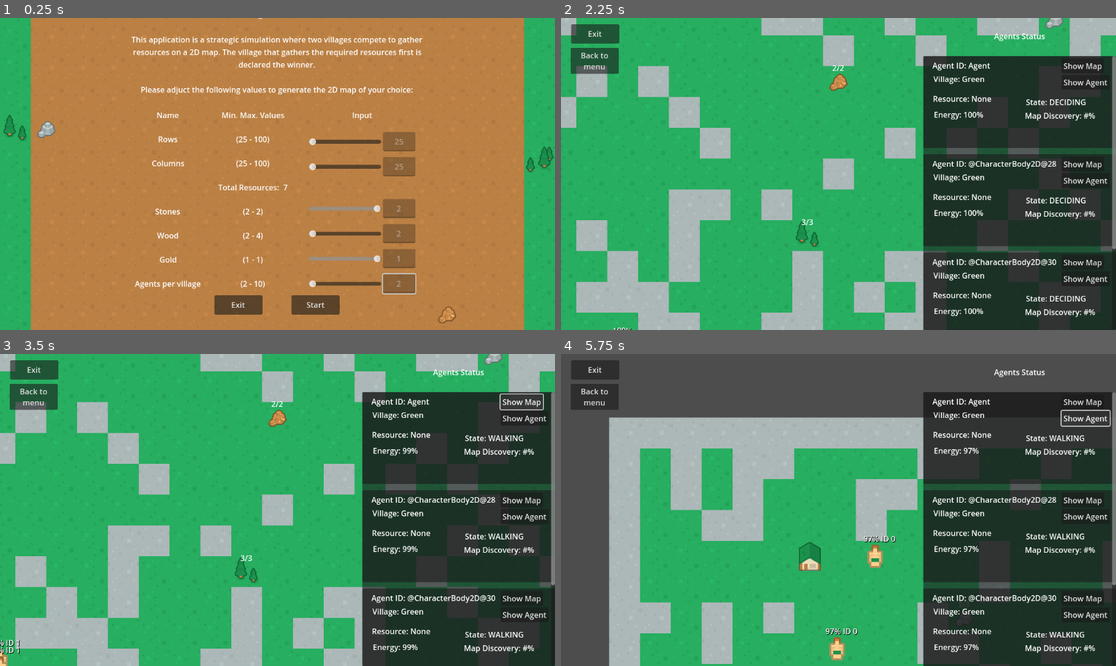
Above: before the commit, frames 1-4 (two rows, left to right).
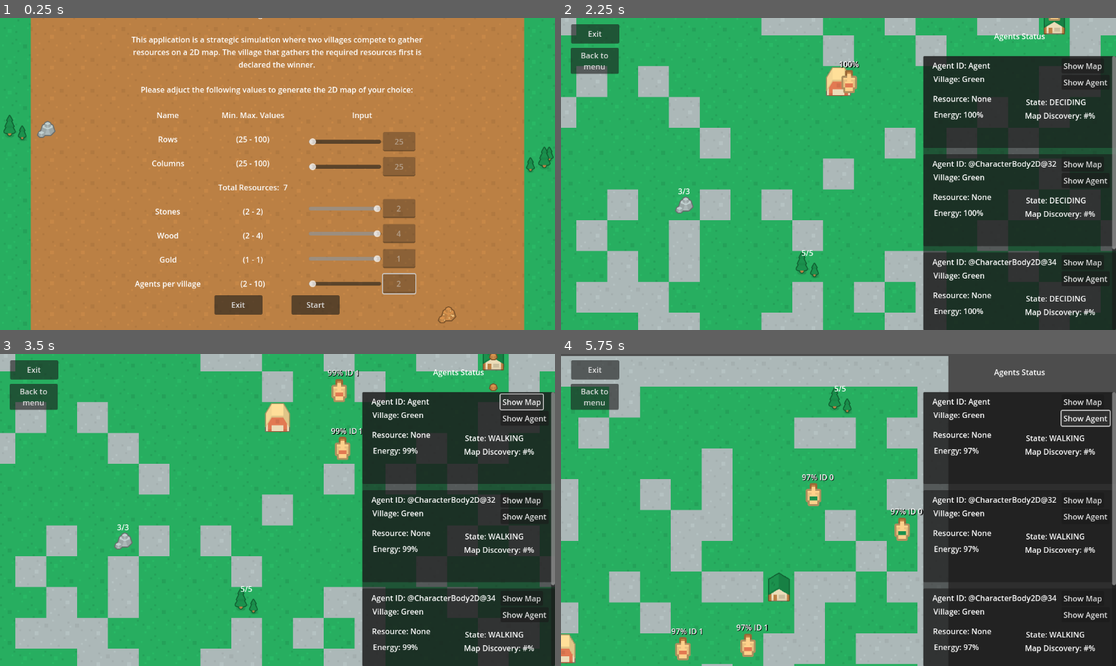
Above: after the commit, the same moments.

Repository: ApostolisSiampanis/intelligent-agents
Game: Godot game, scene res://scenes/input_screen.tscn
Same seed, same stepped clock (60 frames per second), same inputs: the game is played once before the commit and once after it.
Inputs:
- Up to frame 1 (0.25 s): no input
- Up to frame 2 (2.25 s): click "Start" at 0.5 s; click "Back to menu" at 1.25 s; click "Start" at 2 s
- Up to frame 3 (3.5 s): click "Show Map" at 2.75 s
- Up to frame 4 (5.75 s): click "Show Agent" at 3.5 s; click "Show Map" at 4.25 s; click "Show Agent" at 5 s

The runs differ from the first frame. In frame 1, 0.2% of the frame differs, in the area x 55-73%, y 67-71%; in frame 2, 2.9%; in frame 3, 3.5%; in frame 4, 47%, in the area x 0-100%, y 0-100%.

Commit message:
- Change input-screen: update the value of the total_resources - Update the change_min_max_values.gd to dynamically change the values of the parameters (stone, wood, gold).

Diff:
--- a/scenes/input_screen.tscn
+++ b/scenes/input_screen.tscn
@@ -93,6 +93,7 @@
 autowrap_mode = 3
 
 [node name="GridContainerParameters" type="GridContainer" parent="CenterContainer/VBoxContainer"]
+custom_minimum_size = Vector2(400, 0)
 layout_mode = 2
 columns = 3
 
@@ -146,7 +147,7 @@
 horizontal_alignment = 1
 
 [node name="VBoxContainerValue" type="VBoxContainer" parent="CenterContainer/VBoxContainer/GridContainerParameters"]
-custom_minimum_size = Vector2(80, 0)
+custom_minimum_size = Vector2(100, 0)
 layout_mode = 2
 theme_override_constants/separation = 27
 
@@ -166,6 +167,7 @@
 horizontal_alignment = 1
 
 [node name="HBoxContainerTotalResources" type="HBoxContainer" parent="CenterContainer/VBoxContainer/GridContainerParameters/VBoxContainerValue"]
+custom_minimum_size = Vector2(100, 0)
 layout_mode = 2
 
 [node name="LabelTotalResources" type="Label" parent="CenterContainer/VBoxContainer/GridContainerParameters/VBoxContainerValue/HBoxContainerTotalResources"]
@@ -294,11 +296,11 @@
 layout_mode = 2
 min_value = 2.0
 max_value = 4.0
-value = 2.0
+value = 4.0
 
 [node name="LineEdit" type="LineEdit" parent="CenterContainer/VBoxContainer/GridContainerParameters/VBoxContainerInput/HBoxContainerWood"]
 layout_mode = 2
-text = "2"
+text = "4"
 placeholder_text = "Value"
 alignment = 1
 editable = false
--- a/scripts/change_min_max_values.gd
+++ b/scripts/change_min_max_values.gd
@@ -22,13 +22,14 @@
 @onready var agents_line_edit = $CenterContainer/VBoxContainer/GridContainerParameters/VBoxContainerInput/HBoxContainerAgents/LineEdit
 @onready var label_agents_value = $CenterContainer/VBoxContainer/GridContainerParameters/VBoxContainerValue/LabelAgentsValue
 
+@onready var label_total_resources_number = $CenterContainer/VBoxContainer/GridContainerParameters/VBoxContainerValue/HBoxContainerTotalResources/LabelTotalResourcesNumber
+
 @onready var center_container = $CenterContainer
 
-var total_max_resources = 0
+var total_max_resources = 7 # Default values
 
 func _ready():
 	var viewport_size = get_viewport_rect().size
-
 	center_container.set_position(Vector2(
 		viewport_size.x / 2 - center_container.size.x / 2,
 		viewport_size.y / 2 - center_container.size.y / 2
@@ -55,6 +56,7 @@
 	var total_tiles = rows_value * columns_value
 
 	total_max_resources = ceili(total_tiles * 0.01)
+	label_total_resources_number.text = str(total_max_resources)
 
 	var min_gold = max(1, int(total_max_resources * 0.1))
 	var max_gold = max(1, int(total_max_resources * 0.2))
@@ -108,33 +110,39 @@
 	if remaining_resources != 0:
 		if remaining_resources > 0:
 			if current_stones < stones_slider.max_value:
-				stones_slider.value = min(stones_slider.max_value, current_stones + remaining_resources)
-				remaining_resources -= (stones_slider.value - current_stones)
+				var stones_increment = min(stones_slider.max_value - current_stones, remaining_resources)
+				stones_slider.value = current_stones + stones_increment
+				remaining_resources -= stones_increment
 				current_stones = int(stones_slider.value)
 
 			if remaining_resources > 0 and current_wood < wood_slider.max_value:
-				wood_slider.value = min(wood_slider.max_value, current_wood + remaining_resources)
-				remaining_resources -= (wood_slider.value - current_wood)
+				var wood_increment = min(wood_slider.max_value - current_wood, remaining_resources)
+				wood_slider.value = current_wood + wood_increment
+				remaining_resources -= wood_increment
 				current_wood = int(wood_slider.value)
 
 			if remaining_resources > 0 and current_gold < gold_slider.max_value:
-				gold_slider.value = min(gold_slider.max_value, current_gold + remaining_resources)
-				remaining_resources -= (gold_slider.value - current_gold)
+				var gold_increment = min(gold_slider.max_value - current_gold, remaining_resources)
+				gold_slider.value = current_gold + gold_increment
+				remaining_resources -= gold_increment
 				current_gold = int(gold_slider.value)
 		else:
 			if current_stones > stones_slider.min_value:
-				stones_slider.value = max(stones_slider.min_value, current_stones + remaining_resources)
-				remaining_resources -= (stones_slider.value - current_stones)
+				var stones_decrement = min(current_stones - stones_slider.min_value, -remaining_resources)
+				stones_slider.value = current_stones - stones_decrement
+				remaining_resources += stones_decrement
 				current_stones = int(stones_slider.value)
 
 			if remaining_resources < 0 and current_wood > wood_slider.min_value:
-				wood_slider.value = max(wood_slider.min_value, current_wood + remaining_resources)
-				remaining_resources -= (wood_slider.value - current_wood)
+				var wood_decrement = min(current_wood - wood_slider.min_value, -remaining_resources)
+				wood_slider.value = current_wood - wood_decrement
+				remaining_resources += wood_decrement
 				current_wood = int(wood_slider.value)
 
 			if remaining_resources < 0 and current_gold > gold_slider.min_value:
-				gold_slider.value = max(gold_slider.min_value, current_gold + remaining_resources)
-				remaining_resources -= (gold_slider.value - current_gold)
+				var gold_decrement = min(current_gold - gold_slider.min_value, -remaining_resources)
+				gold_slider.value = current_gold - gold_decrement
+				remaining_resources += gold_decrement
 				current_gold = int(gold_slider.value)
 
 	stones_line_edit.text = str(stones_slider.value)
